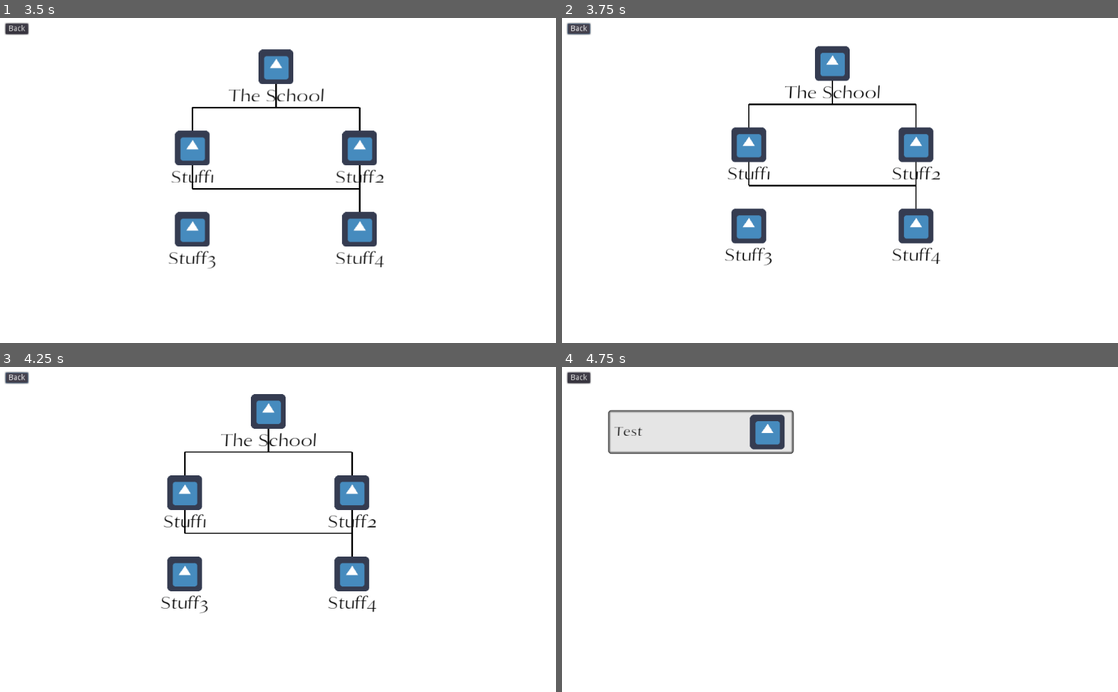
Above: before the commit, frames 1-4 (two rows, left to right).
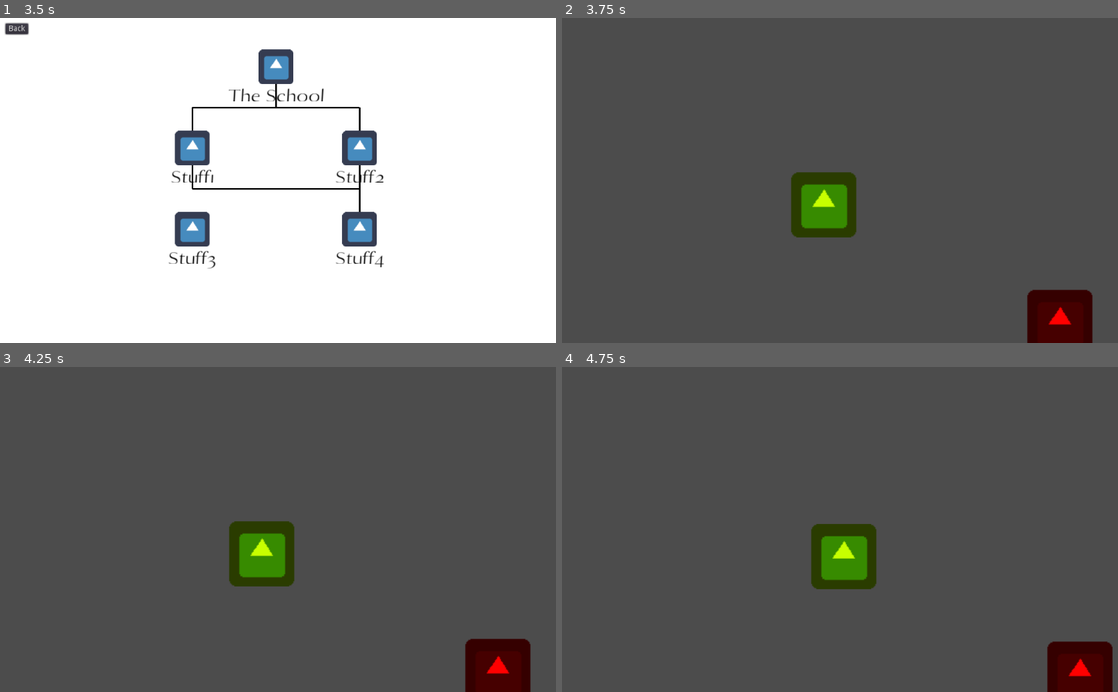
Above: after the commit, the same moments.

Repository: AndreMoukarzel/Grana-Preta
Game: Godot game, scene res://OpeningMenu.tscn
Same seed, same stepped clock (60 frames per second), same inputs: the game is played once before the commit and once after it. The engine's default icon, where the game draws it, is replaced by a stand-in: a white triangle on a blue panel in a dark square.
Inputs (mouse positions are in pixels of both pictures, inside the frame that each line leads up to):
- Up to frame 1 (3.5 s): tap Enter at 0.5 s; move the mouse to (400, 164) at 0.52 s; press the mouse at (400, 164) at 0.53 s; release the mouse at (400, 164) at 1.25 s; tap Space at 1.25 s; drag from (166, 196) to (250, 245) at 1.27 s; move the mouse to (333, 109) at 2.02 s; press the mouse at (333, 109) at 2.03 s; release the mouse at (333, 109) at 2.75 s; click (261, 203) at 2.75 s
- Up to frame 2 (3.75 s): click "Back" at 3.5 s
- Up to frame 3 (4.25 s): no input
- Up to frame 4 (4.75 s): click (828, 412) at 4.25 s, where only the run before the commit has a clickable "The School"

Frame 1 is identical in both runs. In frame 2, 98% of the frame differs, in the area x 0-100%, y 0-100%; in frame 3, 98%; in frame 4, 99%.

Commit message:
Add save and load to game logic

Diff:
--- a/OpeningMenu.gd
+++ b/OpeningMenu.gd
@@ -7,6 +7,7 @@
 	var label_size = $Label.rect_size
 	$Label.set_position(OS.window_size/2 - label_size/2)
 	play_start_animation()
+	Save.load_game()
 
 
 func _input(event):
--- a/Save.gd
+++ b/Save.gd
@@ -26,8 +26,6 @@
 	savegame.open("user://savegame.save", File.WRITE)
 	savegame.store_line(to_json(savedata))
 	savegame.close()
-	print("save game")
-	print(to_json(savedata))
 
 
 func load_game():
@@ -52,5 +50,3 @@
 	for element in savedata.failed_questions_time:
 		failed_questions_time.append(int(element))
 	money = int(savedata.money)
-	print("load game")
-	print(savedata)
--- a/school/School.gd
+++ b/school/School.gd
@@ -117,3 +117,8 @@
 		add_theme_tree()
 	elif current_scene == "Lesson":
 		add_subject_tree(theme_entered)
+	elif current_scene == "ThemeTree":
+		Save.save_game()
+		var e = get_tree().change_scene("res://City.tscn")
+		if e != 0:
+			print("City scene couldn't be loaded")
